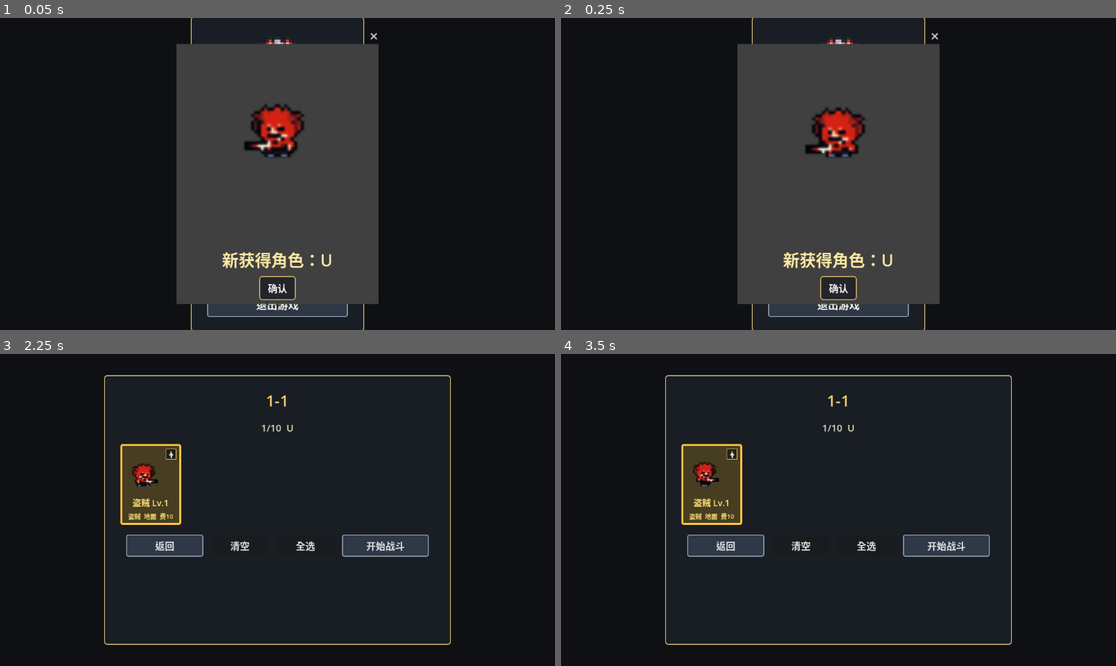
Above: before the commit, frames 1-4 (two rows, left to right).
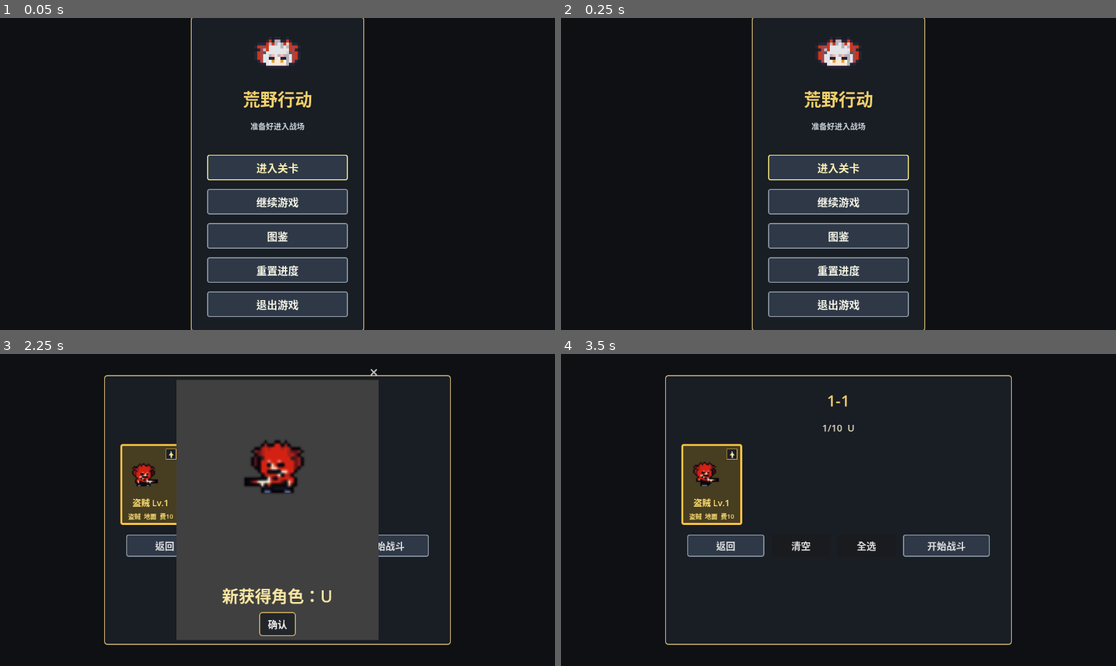
Above: after the commit, the same moments.

Repository: Tnomlav/tafang
Game: Godot game, scene res://scenes/screens/main_menu.tscn
The game is run twice, just before and just after one commit, with the same random seed, the same clock (stepped at 60 frames per second) and the same inputs.
Inputs (mouse positions are in pixels of both pictures, inside the frame that each line leads up to):
- Up to frame 1 (0.05 s): no input
- Up to frame 2 (0.25 s): no input
- Up to frame 3 (2.25 s): click (277, 625) at 0.5 s, where only the run before the commit has a clickable "确认"; click "进入关卡" at 1.25 s; click "1 未通关" at 2 s
- Up to frame 4 (3.5 s): click (838, 625) at 2.75 s, where only the run after the commit has a clickable "确认"

The runs differ from the first frame. In frame 1, 23% of the frame differs, in the area x 31-69%, y 4-92%; in frame 2, 23%; in frame 3, 29%; in frame 4, nothing differs.

Commit message:
Move the starter character gift to the 1-1 formation screen
- Add scripts/ui/starter_gift_dialog.gd, a reusable new-gained-character dialog with portrait rendering.

- formation.gd grants the starter character when the player first opens the opening stage formation screen and announces it there.

- main_menu.gd no longer grants or announces the gift.

- verify_unlock_flow.gd checks the menu stays silent, other stages stay untouched, and 1-1 grants the gift exactly once.

Diff:
--- a/scripts/screens/formation.gd
+++ b/scripts/screens/formation.gd
@@ -3,7 +3,9 @@
 const LEVEL_SELECT_SCENE := "res://scenes/screens/level_select.tscn"
 const ARCHIVE_STATE := preload("res://scripts/systems/archive_state.gd")
 const STAGE_CATALOG := preload("res://scripts/systems/stage_catalog.gd")
+const STARTER_GIFT_DIALOG_SCRIPT := preload("res://scripts/ui/starter_gift_dialog.gd")
 const MAX_SQUAD_SIZE := 10
+const STARTER_GIFT_STAGE_NUMBER := 1
 const UNSELECTED_FONT_COLOR := Color(0.62, 0.64, 0.66, 1.0)
 const SELECTED_FONT_COLOR := Color(1.0, 0.88, 0.45, 1.0)
 const CARD_SIZE := Vector2(126, 168)
@@ -46,6 +48,7 @@
 var is_changing_scene := false
 var unselected_card_style: StyleBoxFlat
 var selected_card_style: StyleBoxFlat
+var gift_dialog: ConfirmationDialog = null
 
 
 func _ready() -> void:
@@ -58,6 +61,7 @@
 	_update_selection_ui()
 	_connect_once(start_button.pressed, _on_start_pressed)
 	_connect_once(back_button.pressed, _on_back_pressed)
+	call_deferred("_show_starter_gift_for_opening_stage")
 	_connect_once(clear_button.pressed, _on_clear_pressed)
 	_connect_once(recommend_button.pressed, _on_recommend_pressed)
 
@@ -99,6 +103,39 @@
 func _connect_once(signal_ref: Signal, callable: Callable) -> void:
 	if not signal_ref.is_connected(callable):
 		signal_ref.connect(callable)
+
+
+## Grants the starter character the first time the player opens the formation
+## screen of the opening stage, so the gift lands right before the first battle.
+func _show_starter_gift_for_opening_stage() -> void:
+	if _get_target_stage_number() != STARTER_GIFT_STAGE_NUMBER:
+		return
+	if ARCHIVE_STATE.has_claimed_starter_character():
+		return
+
+	var granted_character_id := ARCHIVE_STATE.claim_starter_character()
+	if granted_character_id.strip_edges().is_empty():
+		return
+
+	_build_character_buttons()
+	selected_ids = _filter_selectable_ids(selected_ids)
+	_update_selection_ui()
+	_ensure_gift_dialog()
+	gift_dialog.show_gift(granted_character_id)
+
+
+func _get_target_stage_number() -> int:
+	var target_stage := STAGE_CATALOG.get_stage_by_scene_path(ARCHIVE_STATE.get_target_stage_path())
+	return int(target_stage.get("global_stage_number", 0))
+
+
+func _ensure_gift_dialog() -> void:
+	if gift_dialog != null:
+		return
+
+	gift_dialog = STARTER_GIFT_DIALOG_SCRIPT.new()
+	gift_dialog.name = "StarterGiftDialog"
+	add_child(gift_dialog)
 
 
 func _get_character_entries() -> Array[Dictionary]:
--- a/scripts/screens/main_menu.gd
+++ b/scripts/screens/main_menu.gd
@@ -6,12 +6,6 @@
 const ARCHIVE_STATE := preload("res://scripts/systems/archive_state.gd")
 const STAGE_CATALOG := preload("res://scripts/systems/stage_catalog.gd")
 const RESET_CONFIRM_SIZE := Vector2i(560, 300)
-const GIFT_DIALOG_SIZE := Vector2i(420, 540)
-const GIFT_PORTRAIT_SIZE := Vector2i(240, 240)
-const GIFT_PORTRAIT_TOP_OFFSET := 32.0
-const GIFT_PORTRAIT_UNIT_POSITION := Vector2(120, 168)
-const GIFT_PORTRAIT_UNIT_SCALE := Vector2(7, 7)
-const GIFT_CHARACTER_SCENE_TEMPLATE := "res://scenes/units/characters/%s.tscn"
 const DIALOG_BUTTON_MIN_SIZE := Vector2(140, 48)
 const DIALOG_PANEL_COLOR := Color(0.065, 0.072, 0.085, 0.96)
 const DIALOG_PANEL_BORDER_COLOR := Color(0.82, 0.69, 0.38, 1.0)
@@ -32,8 +26,6 @@
 	"reset_ok": "重置",
 	"reset_body": "重置后会清空已解锁角色、敌人图鉴和编队。确定继续吗？",
 	"cancel": "取消",
-	"gift_ok": "确认",
-	"gift_body": "新获得角色：%s",
 }
 
 @onready var start_button: Button = $Center/MenuPanel/Margin/Stack/StartButton
@@ -44,16 +36,10 @@
 @onready var quit_button: Button = $Center/MenuPanel/Margin/Stack/QuitButton
 @onready var reset_confirm_dialog: ConfirmationDialog = $ResetFirstConfirmDialog
 
-var gift_dialog: ConfirmationDialog = null
-var gift_content: Control = null
-var gift_portrait_container: SubViewportContainer = null
-var gift_portrait_root: Node2D = null
-
 
 func _ready() -> void:
 	ARCHIVE_STATE.ensure_initialized()
 	_ensure_continue_button()
-	_ensure_gift_dialog()
 	_localize_menu_text()
 	_configure_dialogs()
 	start_button.grab_focus()
@@ -63,7 +49,6 @@
 	_connect_once(reset_progress_button.pressed, _on_reset_progress_pressed)
 	_connect_once(quit_button.pressed, _on_quit_pressed)
 	_connect_once(reset_confirm_dialog.confirmed, _on_reset_confirmed)
-	call_deferred("_show_starter_gift")
 
 
 func _ensure_continue_button() -> void:
@@ -75,139 +60,6 @@
 	continue_button.text = UI_TEXT["continue"]
 	menu_stack.add_child(continue_button)
 	menu_stack.move_child(continue_button, start_button.get_index() + 1)
-
-
-func _ensure_gift_dialog() -> void:
-	if gift_dialog != null:
-		return
-
-	# AcceptDialog stretches its direct Control children to the whole dialog, so
-	# the portrait lives inside an extra container that keeps its own anchors.
-	gift_content = Control.new()
-	gift_content.name = "StarterGiftContent"
-	gift_content.mouse_filter = Control.MOUSE_FILTER_IGNORE
-
-	gift_portrait_container = SubViewportContainer.new()
-	gift_portrait_container.name = "StarterGiftPortraitContainer"
-	gift_portrait_container.stretch = false
-	gift_portrait_container.mouse_filter = Control.MOUSE_FILTER_IGNORE
-	gift_portrait_container.custom_minimum_size = Vector2(GIFT_PORTRAIT_SIZE)
-	gift_portrait_container.set_anchors_preset(Control.PRESET_CENTER_TOP)
-	gift_portrait_container.offset_left = -GIFT_PORTRAIT_SIZE.x * 0.5
-	gift_portrait_container.offset_right = GIFT_PORTRAIT_SIZE.x * 0.5
-	gift_portrait_container.offset_top = GIFT_PORTRAIT_TOP_OFFSET
-	gift_portrait_container.offset_bottom = GIFT_PORTRAIT_TOP_OFFSET + GIFT_PORTRAIT_SIZE.y
-
-	var portrait_viewport := SubViewport.new()
-	portrait_viewport.name = "StarterGiftPortraitViewport"
-	portrait_viewport.disable_3d = true
-	portrait_viewport.transparent_bg = true
-	portrait_viewport.size = GIFT_PORTRAIT_SIZE
-	portrait_viewport.render_target_update_mode = SubViewport.UPDATE_ALWAYS
-	gift_portrait_container.add_child(portrait_viewport)
-
-	gift_portrait_root = Node2D.new()
-	gift_portrait_root.name = "StarterGiftPortraitRoot"
-	portrait_viewport.add_child(gift_portrait_root)
-	gift_content.add_child(gift_portrait_container)
-
-	gift_dialog = ConfirmationDialog.new()
-	gift_dialog.name = "StarterGiftDialog"
-	gift_dialog.title = ""
-	gift_dialog.min_size = GIFT_DIALOG_SIZE
-	gift_dialog.add_child(gift_content)
-	add_child(gift_dialog)
-
-
-## Grants the starter character when the player enters the game for the first
-## time and announces it before the player starts a stage.
-func _show_starter_gift() -> void:
-	if gift_dialog == null:
-		return
-
-	var granted_character_id := ARCHIVE_STATE.claim_starter_character()
-	if granted_character_id.strip_edges().is_empty():
-		return
-
-	_configure_gift_dialog()
-	_update_gift_portrait(granted_character_id)
-	gift_dialog.dialog_text = UI_TEXT["gift_body"] % granted_character_id.to_upper()
-	gift_dialog.popup_centered(GIFT_DIALOG_SIZE)
-
-
-func _configure_gift_dialog() -> void:
-	gift_dialog.title = ""
-	gift_dialog.ok_button_text = UI_TEXT["gift_ok"]
-	gift_dialog.add_theme_stylebox_override("embedded_border", _make_dialog_panel_style())
-	gift_dialog.add_theme_stylebox_override("embedded_unfocused_border", _make_dialog_panel_style())
-	gift_dialog.add_theme_font_size_override("title_font_size", 1)
-	gift_dialog.add_theme_color_override("title_color", DIALOG_TITLE_COLOR)
-
-	var label := gift_dialog.get_label()
-	if label != null:
-		label.horizontal_alignment = HORIZONTAL_ALIGNMENT_CENTER
-		label.vertical_alignment = VERTICAL_ALIGNMENT_BOTTOM
-		label.autowrap_mode = TextServer.AUTOWRAP_WORD_SMART
-		label.add_theme_color_override("font_color", DIALOG_TITLE_COLOR)
-		label.add_theme_font_size_override("font_size", 34)
-
-	var cancel_button := gift_dialog.get_cancel_button()
-	if cancel_button != null:
-		cancel_button.visible = false
-
-	_configure_dialog_button(gift_dialog.get_ok_button(), true)
-
-
-func _update_gift_portrait(character_id: String) -> void:
-	if gift_portrait_root == null:
-		return
-
-	for child in gift_portrait_root.get_children():
-		gift_portrait_root.remove_child(child)
-		child.queue_free()
-
-	var scene_path := GIFT_CHARACTER_SCENE_TEMPLATE % character_id.to_lower()
-	var character_scene := load(scene_path) as PackedScene
-	if character_scene == null:
-		return
-
-	var unit := character_scene.instantiate()
-	gift_portrait_root.add_child(unit)
-	if unit is Node2D:
-		unit.position = GIFT_PORTRAIT_UNIT_POSITION
-		unit.scale = GIFT_PORTRAIT_UNIT_SCALE
-		_hide_portrait_helpers(unit)
-		_play_portrait_idle_animation(unit)
-
-
-func _hide_portrait_helpers(node: Node) -> void:
-	for child in node.get_children():
-		if child is CollisionShape2D:
-			child.visible = false
-		if child.name == "HealthBar":
-			child.visible = false
-		_hide_portrait_helpers(child)
-
-
-func _play_portrait_idle_animation(node: Node) -> void:
-	var animated_sprite := node.get_node_or_null("BodySprite") as AnimatedSprite2D
-	if animated_sprite == null:
-		animated_sprite = node.get_node_or_null("Sprite") as AnimatedSprite2D
-	if animated_sprite == null or animated_sprite.sprite_frames == null:
-		return
-
-	var animation_name := StringName("normal_left")
-	if not animated_sprite.sprite_frames.has_animation(animation_name):
-		animation_name = StringName("armed_left")
-	if not animated_sprite.sprite_frames.has_animation(animation_name):
-		animation_name = animated_sprite.animation
-
-	animated_sprite.visible = true
-	animated_sprite.play(animation_name)
-
-	var armed_sprite := node.get_node_or_null("ArmedSprite") as AnimatedSprite2D
-	if armed_sprite != null:
-		armed_sprite.visible = bool(node.get("has_floating_cannon"))
 
 
 func _localize_menu_text() -> void:
@@ -275,7 +127,6 @@
 	ARCHIVE_STATE.reset_progress()
 	reset_confirm_dialog.hide()
 	start_button.grab_focus()
-	_show_starter_gift()
 
 
 func _on_quit_pressed() -> void:
--- /dev/null
+++ b/scripts/ui/starter_gift_dialog.gd
@@ -0,0 +1,192 @@
+extends ConfirmationDialog
+
+## Announces a character that was just granted to the player. The formation
+## screen uses it for the starter character on the opening stage.
+
+const DIALOG_SIZE := Vector2i(420, 540)
+const PORTRAIT_SIZE := Vector2i(240, 240)
+const PORTRAIT_TOP_OFFSET := 32.0
+const PORTRAIT_UNIT_POSITION := Vector2(120, 168)
+const PORTRAIT_UNIT_SCALE := Vector2(7, 7)
+const CHARACTER_SCENE_TEMPLATE := "res://scenes/units/characters/%s.tscn"
+const OK_TEXT := "确认"
+const GIFT_TEXT := "新获得角色：%s"
+const PANEL_COLOR := Color(0.065, 0.072, 0.085, 0.96)
+const PANEL_BORDER_COLOR := Color(0.82, 0.69, 0.38, 1.0)
+const BUTTON_COLOR := Color(0.13, 0.14, 0.16, 0.96)
+const BUTTON_HOVER_COLOR := Color(0.21, 0.19, 0.14, 1.0)
+const BUTTON_PRESSED_COLOR := Color(0.28, 0.23, 0.14, 1.0)
+const TEXT_COLOR := Color(0.92, 0.89, 0.78, 1.0)
+const TITLE_COLOR := Color(0.98, 0.91, 0.64, 1.0)
+const BUTTON_MIN_SIZE := Vector2(140, 48)
+
+var portrait_container: SubViewportContainer = null
+var portrait_root: Node2D = null
+
+
+func _init() -> void:
+	title = ""
+	min_size = DIALOG_SIZE
+	ok_button_text = OK_TEXT
+	_build_content()
+
+
+func _ready() -> void:
+	_configure_style()
+
+
+func show_gift(character_id: String) -> void:
+	var normalized_id := character_id.strip_edges().to_lower()
+	if normalized_id.is_empty():
+		return
+
+	_update_portrait(normalized_id)
+	dialog_text = GIFT_TEXT % normalized_id.to_upper()
+	popup_centered(DIALOG_SIZE)
+
+
+func _build_content() -> void:
+	# AcceptDialog stretches direct Control children to the whole dialog, so the
+	# portrait lives inside a plain Control that keeps its own anchors.
+	var content := Control.new()
+	content.name = "GiftContent"
+	content.mouse_filter = Control.MOUSE_FILTER_IGNORE
+	add_child(content)
+
+	portrait_container = SubViewportContainer.new()
+	portrait_container.name = "GiftPortraitContainer"
+	portrait_container.stretch = false
+	portrait_container.mouse_filter = Control.MOUSE_FILTER_IGNORE
+	portrait_container.custom_minimum_size = Vector2(PORTRAIT_SIZE)
+	portrait_container.set_anchors_preset(Control.PRESET_CENTER_TOP)
+	portrait_container.offset_left = -PORTRAIT_SIZE.x * 0.5
+	portrait_container.offset_right = PORTRAIT_SIZE.x * 0.5
+	portrait_container.offset_top = PORTRAIT_TOP_OFFSET
+	portrait_container.offset_bottom = PORTRAIT_TOP_OFFSET + PORTRAIT_SIZE.y
+	content.add_child(portrait_container)
+
+	var portrait_viewport := SubViewport.new()
+	portrait_viewport.name = "GiftPortraitViewport"
+	portrait_viewport.disable_3d = true
+	portrait_viewport.transparent_bg = true
+	portrait_viewport.size = PORTRAIT_SIZE
+	portrait_viewport.render_target_update_mode = SubViewport.UPDATE_ALWAYS
+	portrait_container.add_child(portrait_viewport)
+
+	portrait_root = Node2D.new()
+	portrait_root.name = "GiftPortraitRoot"
+	portrait_viewport.add_child(portrait_root)
+
+
+func _configure_style() -> void:
+	add_theme_stylebox_override("embedded_border", _make_panel_style())
+	add_theme_stylebox_override("embedded_unfocused_border", _make_panel_style())
+	add_theme_font_size_override("title_font_size", 1)
+	add_theme_color_override("title_color", TITLE_COLOR)
+
+	var label := get_label()
+	if label != null:
+		label.horizontal_alignment = HORIZONTAL_ALIGNMENT_CENTER
+		label.vertical_alignment = VERTICAL_ALIGNMENT_BOTTOM
+		label.autowrap_mode = TextServer.AUTOWRAP_WORD_SMART
+		label.add_theme_color_override("font_color", TITLE_COLOR)
+		label.add_theme_font_size_override("font_size", 34)
+
+	var cancel_button := get_cancel_button()
+	if cancel_button != null:
+		cancel_button.visible = false
+
+	_configure_dialog_button(get_ok_button())
+
+
+func _configure_dialog_button(button: Button) -> void:
+	if button == null:
+		return
+
+	button.custom_minimum_size = BUTTON_MIN_SIZE
+	button.add_theme_font_size_override("font_size", 20)
+	button.add_theme_color_override("font_color", TITLE_COLOR)
+	button.add_theme_color_override("font_hover_color", TITLE_COLOR)
+	button.add_theme_color_override("font_pressed_color", TITLE_COLOR)
+	button.add_theme_stylebox_override("normal", _make_button_style(BUTTON_COLOR, PANEL_BORDER_COLOR))
+	button.add_theme_stylebox_override("hover", _make_button_style(BUTTON_HOVER_COLOR, TITLE_COLOR))
+	button.add_theme_stylebox_override("pressed", _make_button_style(BUTTON_PRESSED_COLOR, TITLE_COLOR))
+	button.add_theme_stylebox_override("focus", StyleBoxEmpty.new())
+
+
+func _make_panel_style() -> StyleBoxFlat:
+	var style := StyleBoxFlat.new()
+	style.bg_color = PANEL_COLOR
+	style.border_color = PANEL_BORDER_COLOR
+	style.set_border_width_all(3)
+	style.set_corner_radius_all(8)
+	style.content_margin_left = 28.0
+	style.content_margin_top = 24.0
+	style.content_margin_right = 28.0
+	style.content_margin_bottom = 24.0
+	return style
+
+
+func _make_button_style(bg_color: Color, border_color: Color) -> StyleBoxFlat:
+	var style := StyleBoxFlat.new()
+	style.bg_color = bg_color
+	style.border_color = border_color
+	style.set_border_width_all(2)
+	style.set_corner_radius_all(6)
+	style.content_margin_left = 18.0
+	style.content_margin_top = 10.0
+	style.content_margin_right = 18.0
+	style.content_margin_bottom = 10.0
+	return style
+
+
+func _update_portrait(character_id: String) -> void:
+	if portrait_root == null:
+		return
+
+	for child in portrait_root.get_children():
+		portrait_root.remove_child(child)
+		child.queue_free()
+
+	var scene_path := CHARACTER_SCENE_TEMPLATE % character_id
+	var character_scene := load(scene_path) as PackedScene
+	if character_scene == null:
+		return
+
+	var unit := character_scene.instantiate()
+	portrait_root.add_child(unit)
+	if unit is Node2D:
+		unit.position = PORTRAIT_UNIT_POSITION
+		unit.scale = PORTRAIT_UNIT_SCALE
+		_hide_portrait_helpers(unit)
+		_play_portrait_idle_animation(unit)
+
+
+func _hide_portrait_helpers(node: Node) -> void:
+	for child in node.get_children():
+		if child is CollisionShape2D:
+			child.visible = false
+		if child.name == "HealthBar":
+			child.visible = false
+		_hide_portrait_helpers(child)
+
+
+func _play_portrait_idle_animation(node: Node) -> void:
+	var animated_sprite := node.get_node_or_null("BodySprite") as AnimatedSprite2D
+	if animated_sprite == null:
+		animated_sprite = node.get_node_or_null("Sprite") as AnimatedSprite2D
+	if animated_sprite == null or animated_sprite.sprite_frames == null:
+		return
+
+	var animation_name := StringName("normal_left")
+	if not animated_sprite.sprite_frames.has_animation(animation_name):
+		animation_name = StringName("armed_left")
+	if not animated_sprite.sprite_frames.has_animation(animation_name):
+		animation_name = animated_sprite.animation
+
+	animated_sprite.visible = true
+	animated_sprite.play(animation_name)
+
+	var armed_sprite := node.get_node_or_null("ArmedSprite") as AnimatedSprite2D
+	if armed_sprite != null:
+		armed_sprite.visible = bool(node.get("has_floating_cannon"))
--- a/tmp/verify_unlock_flow.gd
+++ b/tmp/verify_unlock_flow.gd
@@ -11,6 +11,9 @@
 const SAVE_PATH := "user://archive_unlocks.cfg"
 const ARCHIVE_STATE_PATH := "res://scripts/systems/archive_state.gd"
 const MAIN_MENU_SCENE_PATH := "res://scenes/screens/main_menu.tscn"
+const FORMATION_SCENE_PATH := "res://scenes/screens/formation.tscn"
+const OPENING_STAGE_SCENE_PATH := "res://scenes/stage/chapter01/c01_s01.tscn"
+const SECOND_STAGE_SCENE_PATH := "res://scenes/stage/chapter01/c01_s02.tscn"
 const SKILL_UNLOCK_STAGE := 18
 const CHAPTER2_BOSS_STAGE := 18
 const VISIBLE_STAGE_LOOKAHEAD := 6
@@ -34,7 +37,7 @@
 	_check_skill_unlocks()
 	_check_enemy_unlocks()
 	_check_level_select_visibility()
-	await _check_main_menu_gift()
+	await _check_starter_gift_ui()
 	_restore_save()
 	quit(verify.report(TITLE))
 
@@ -88,35 +91,66 @@
 	verify.check_eq(ArchiveState.claim_starter_character(), starter_character_id, "resetting progress must prepare the starter gift again")
 
 
-func _check_main_menu_gift() -> void:
+func _check_starter_gift_ui() -> void:
 	if not verify.check_resource_path(MAIN_MENU_SCENE_PATH, "main menu scene"):
 		return
-
+	if not verify.check_resource_path(FORMATION_SCENE_PATH, "formation scene"):
+		return
+	if not verify.check_resource_path(OPENING_STAGE_SCENE_PATH, "opening stage scene"):
+		return
+
+	# The gift belongs to the opening stage's formation screen, not to the menu.
 	ArchiveState.reset_progress()
 	var menu: Node = load(MAIN_MENU_SCENE_PATH).instantiate()
 	root.add_child(menu)
 	await process_frame
 	await process_frame
-
-	var gift_dialog := menu.get_node_or_null("StarterGiftDialog") as ConfirmationDialog
-	if verify.check(gift_dialog != null, "the main menu must create the starter gift dialog"):
-		verify.check(gift_dialog.visible, "the starter gift dialog must open on the first entry")
-		verify.check(gift_dialog.dialog_text.contains("U"), "the starter gift dialog must name the granted character")
-		verify.check(gift_dialog.dialog_text == "新获得角色：U", "the starter gift dialog must use the gift text")
+	verify.check(not ArchiveState.has_claimed_starter_character(), "the main menu must not grant the starter character")
+	verify.check(menu.get_node_or_null("StarterGiftDialog") == null, "the main menu must not show the starter gift dialog")
+	menu.queue_free()
+	await process_frame
+
+	# Opening another stage first must leave the gift untouched.
+	ArchiveState.reset_progress()
+	ArchiveState.set_target_stage_path(SECOND_STAGE_SCENE_PATH)
+	var other_stage_formation: Node = await _open_formation()
+	verify.check(not ArchiveState.has_claimed_starter_character(), "entering another stage must not grant the starter character")
+	verify.check(not _has_visible_gift_dialog(other_stage_formation), "the starter gift dialog must not open for another stage")
+	other_stage_formation.queue_free()
+	await process_frame
+
+	# Entering 1-1 grants the starter character once.
+	ArchiveState.reset_progress()
+	ArchiveState.set_target_stage_path(OPENING_STAGE_SCENE_PATH)
+	var formation: Node = await _open_formation()
+	var gift_dialog := formation.get_node_or_null("StarterGiftDialog") as ConfirmationDialog
+	if verify.check(gift_dialog != null, "the 1-1 formation screen must create the starter gift dialog"):
+		verify.check(gift_dialog.visible, "the starter gift dialog must open on the first entry to 1-1")
+		verify.check(gift_dialog.dialog_text == "新获得角色：U", "the starter gift dialog must name the granted character")
 		if gift_dialog.visible:
 			gift_dialog.hide()
-	menu.queue_free()
-	await process_frame
-
-	var relaunched_menu: Node = load(MAIN_MENU_SCENE_PATH).instantiate()
-	root.add_child(relaunched_menu)
-	await process_frame
-	await process_frame
-
-	var repeated_dialog := relaunched_menu.get_node_or_null("StarterGiftDialog") as ConfirmationDialog
-	verify.check(repeated_dialog == null or not repeated_dialog.visible, "the starter gift dialog must not open twice for the same save")
-	relaunched_menu.queue_free()
-	await process_frame
+	verify.check(ArchiveState.has_claimed_starter_character(), "entering 1-1 must record the starter gift")
+	verify.check(ArchiveState.is_character_unlocked("u"), "the starter character must stay unlocked after the gift")
+	formation.queue_free()
+	await process_frame
+
+	var second_visit: Node = await _open_formation()
+	verify.check(not _has_visible_gift_dialog(second_visit), "the starter gift dialog must not open twice for the same save")
+	second_visit.queue_free()
+	await process_frame
+
+
+func _open_formation() -> Node:
+	var formation: Node = load(FORMATION_SCENE_PATH).instantiate()
+	root.add_child(formation)
+	await process_frame
+	await process_frame
+	return formation
+
+
+func _has_visible_gift_dialog(formation: Node) -> bool:
+	var dialog := formation.get_node_or_null("StarterGiftDialog") as ConfirmationDialog
+	return dialog != null and dialog.visible
 
 
 func _check_stage_unlocks() -> void:
